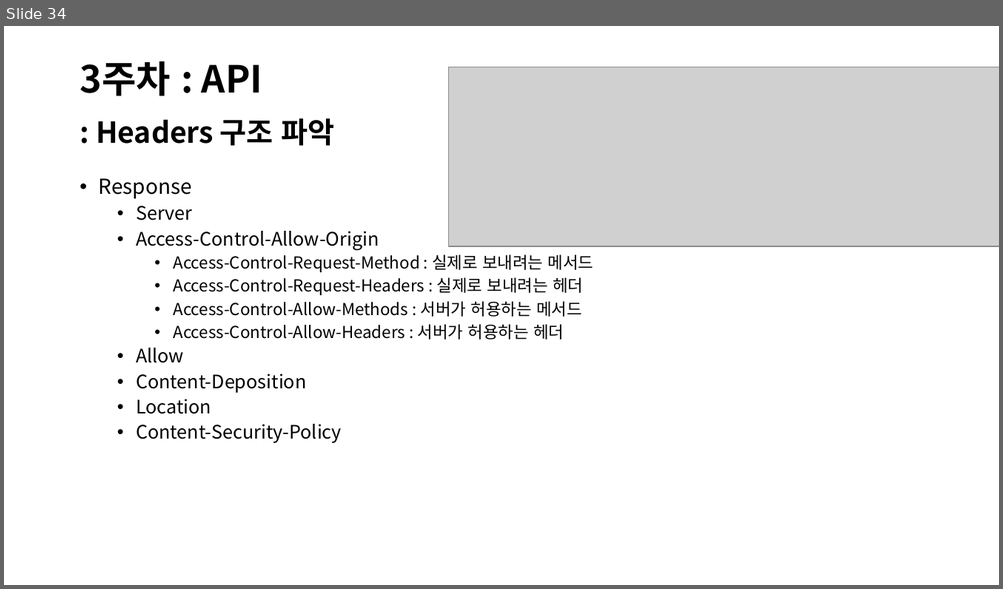
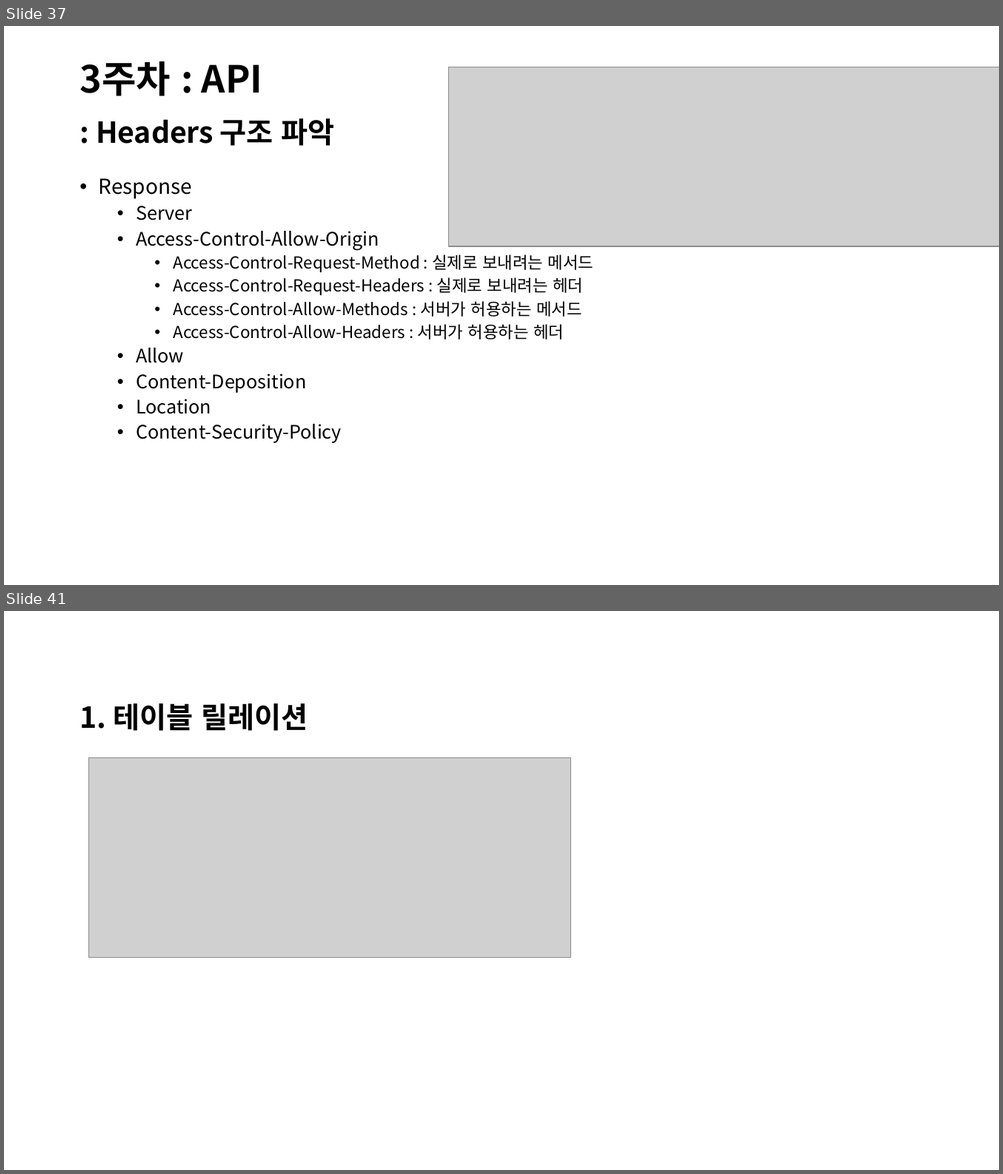
Before and after one commit to jiyoon-choii/Iochord_study_java-2024-, a slide deck: JAVA 프로젝트.pptx. Shown one above the other, each under a label of ours: slide 34 before the commit, slides 37 and 41 after it; the slides between them are not shown. The pictures are 1003x589 and 1003x1174 pixels, drawn with LibreOffice and Linux fonts; fonts in the diff are those of the drawing; grey boxes stand for pictures. Boxes give left, top, right and bottom in pixels: in the first picture for what was removed or moved away, otherwise in the second. Text is boxed around its words. In the diff, an @@ line names an element or a change of style, - is before the commit and + after.

```diff
--- a/JAVA 프로젝트.pptx
+++ b/JAVA 프로젝트.pptx
@@ slide 41 added at (4,611,999,1170), background #FFFFFF @@
@@ text added at (79,703,307,731), 28 pt, text #000000, bold @@
+1. 테이블 릴레이션
@@ picture added at (88,758,571,958) @@
@@ what was slide 34 is now slide 37 @@
```
Also in this commit, not shown: 11 slides changed, 5 other slides added, 18 other files.
